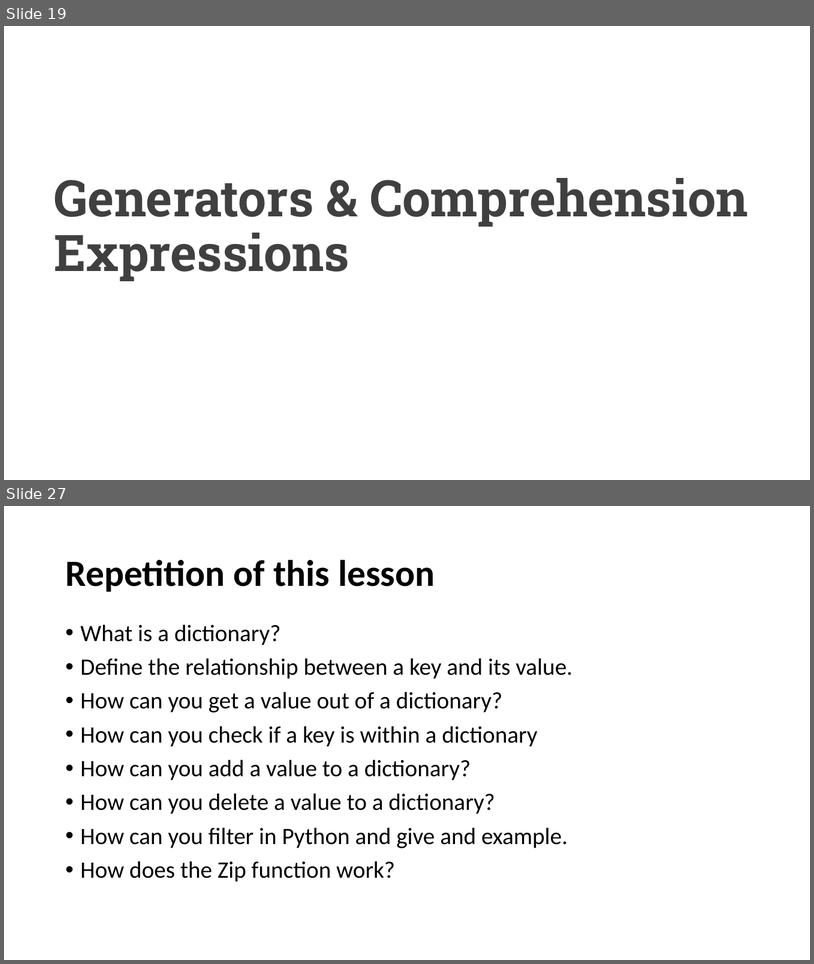
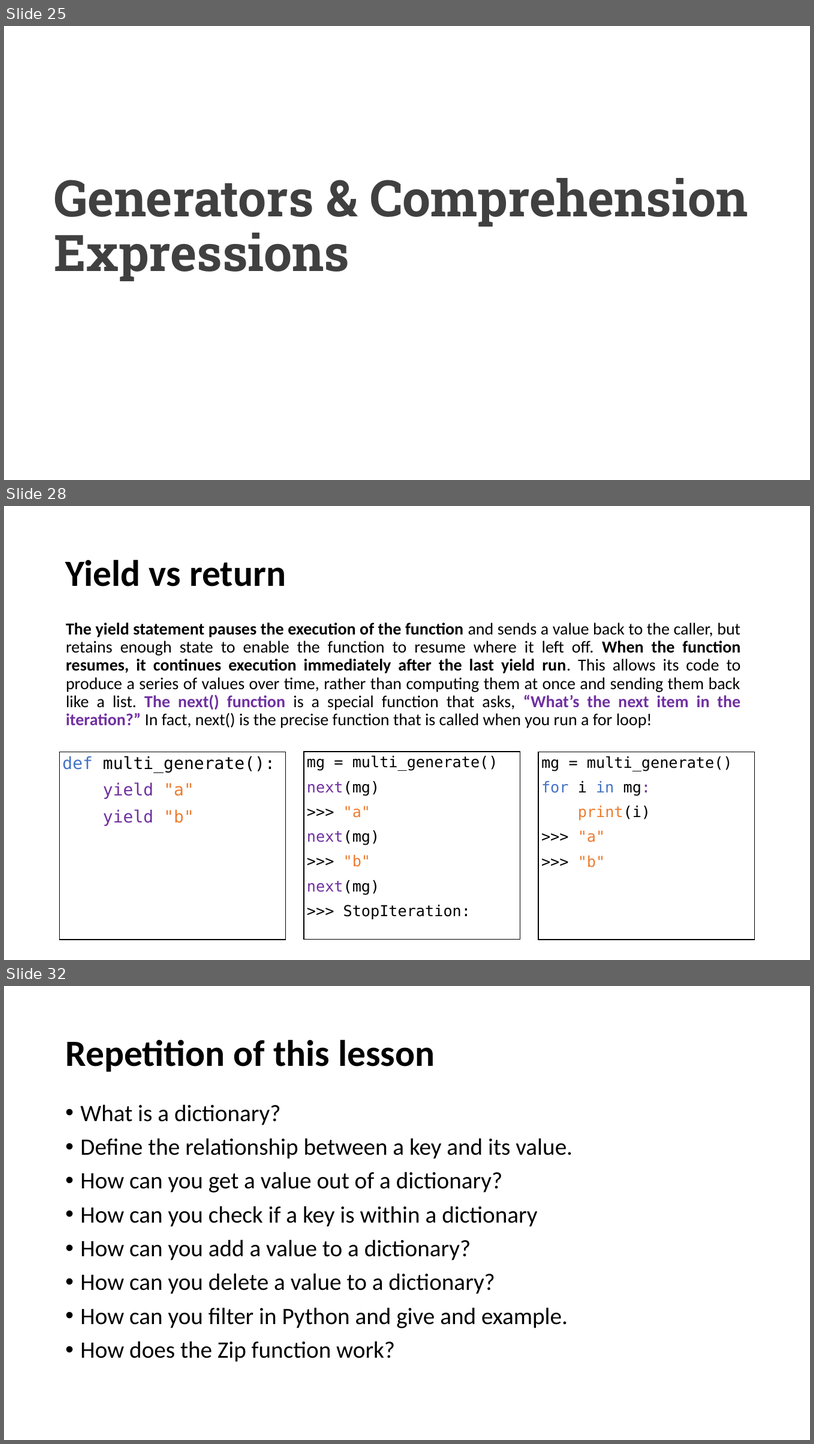
Before and after one commit to UCLL-PR2/exercises, a slide deck: 03-iterable&generators/programming2_iterable.pptx. Shown one above the other, each under a label of ours: slides 19 and 27 before the commit, slides 25, 28 and 32 after it; the slides between them are not shown. The pictures are 814x964 and 814x1444 pixels, drawn with LibreOffice and Linux fonts; fonts in the diff are those of the drawing. Boxes give left, top, right and bottom in pixels: in the first picture for what was removed or moved away, otherwise in the second. Text is boxed around its words. In the diff, an @@ line names an element or a change of style, - is before the commit and + after.

```diff
--- a/03-iterable&generators/programming2_iterable.pptx
+++ b/03-iterable&generators/programming2_iterable.pptx
@@ slide 28 added at (4,506,810,960), background #FFFFFF @@
@@ title added at (65,559,286,586), 44 pt, text #000000, bold @@
+Yield vs return
@@ text added at (66,622,741,728), 20 pt, text #000000 @@
+  The yield statement pauses the execution of the function and sends a value back to the caller, but retains enough state to enable the function to resume where it left off. When the function resumes, it continues execution immediately after the last yield run. This allows its code to produce a series of values over time, rather than computing them at once and sending them back like a list. The next() function is a special function that asks, “What’s the next item in the iteration?” In fact, next() is the precise function that is called when you run a for loop!
@@ rectangle added at (60,751,286,939), outline #000000 1 pt, 20 pt, text #000000 @@
+def multi_generate():
+yield "a"
+yield "b"
@@ rectangle added at (304,751,521,939), outline #000000 1 pt, 18 pt, text #000000 @@
+mg = multi_generate()
+next(mg)
+>>> "a"
+next(mg)
+>>> "b"
+next(mg)
+>>> StopIteration:
@@ rectangle added at (539,751,755,939), outline #000000 1 pt, 18 pt, text #000000 @@
+mg = multi_generate()
+for i in mg:
+print(i)
+>>> "a"
+>>> "b"
@@ what was slide 19 is now slide 25 @@
@@ what was slide 27 is now slide 32 @@
```
Also in this commit, not shown: 5 slides changed, 5 other slides added, 1 slide removed, 1 other file.
